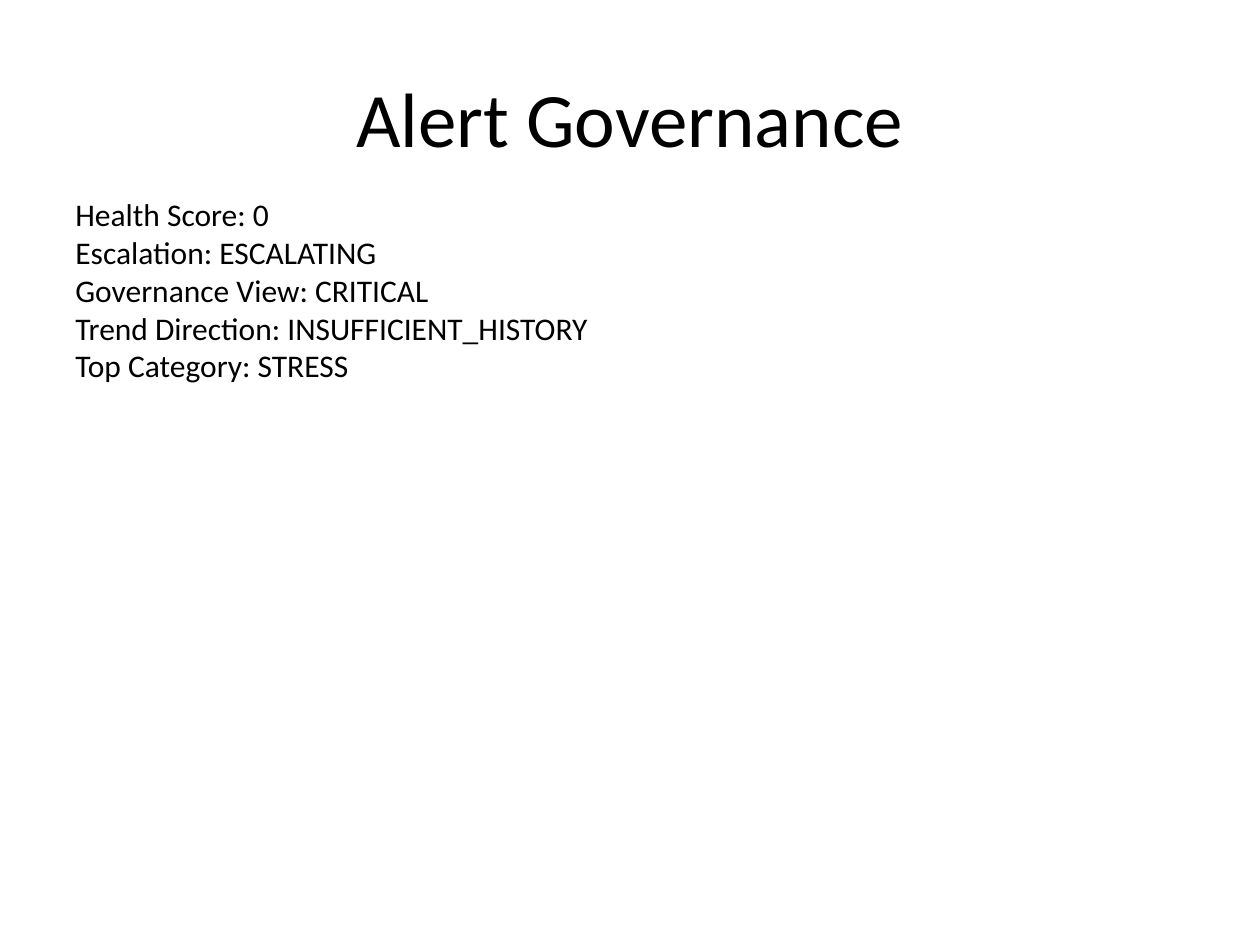
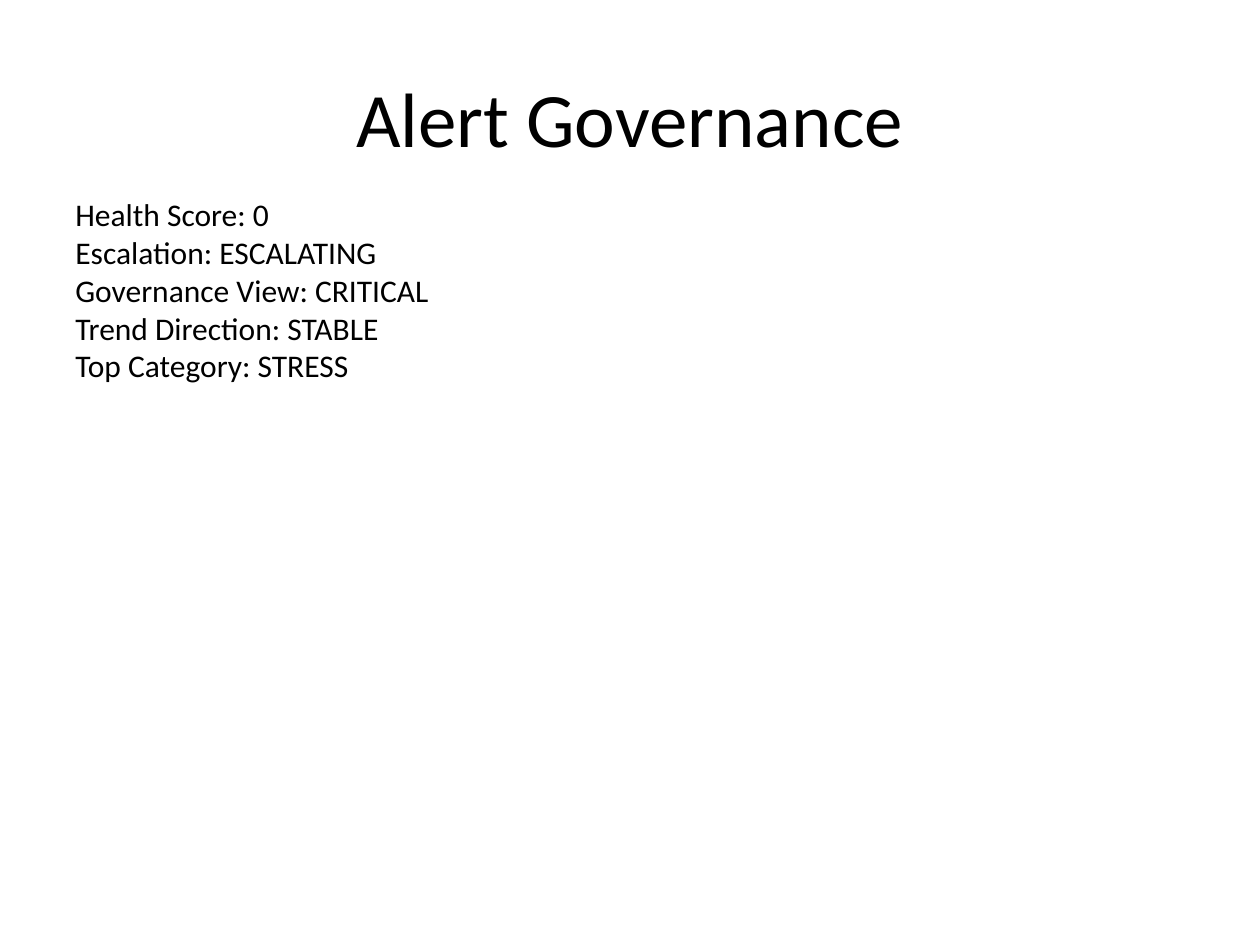
Before and after one commit to sakshinekkala28/Institutional_Quant_Platform, a slide deck: slide 8 of data/reports/investment_committee_presentation.pptx. Drawn at 1260x945 pixels with LibreOffice and Linux fonts; fonts in the diff are those of the drawing. Boxes give left, top, right and bottom in pixels: in the first picture for what was removed or moved away, otherwise in the second. Text is boxed around its words. In the diff, an @@ line names an element or a change of style, - is before the commit and + after.

```diff
--- a/data/reports/investment_committee_presentation.pptx
+++ b/data/reports/investment_committee_presentation.pptx
@@ text at (75, 318, 378, 341): text changed @@
-Trend Direction: INSUFFICIENT_HISTORY
+Trend Direction: STABLE
```
Also in this commit, not shown: 1 other slide changed, 11 other files.
